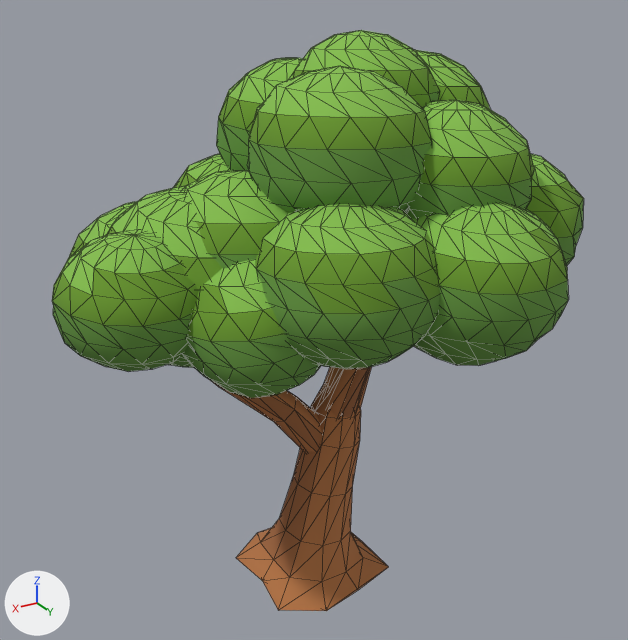
A saved change to the glTF model assets/models/tree_b.glb.
Both versions are drawn from a 50 mm camera at (4.46, 7.55, 7.03) aimed at (-0.09, -0.03, 3.24). Every picture has the same lights, and +X, +Y and +Z are marked at lower left. The first picture is the older version. Mesh edges are drawn as thin lines. Where no turn or scale is listed for an object, it has been applied to the vertices. Vertices at exactly the same position are counted once.

Objects in the first picture: 'Canopy', 'Trunk'.
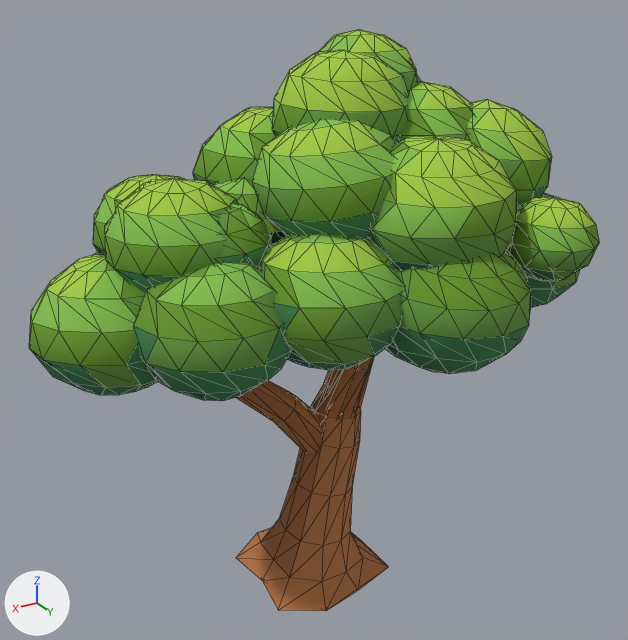
Where the change shows, as pixel boxes [x1, y1, x2, y2] in the pictures (628 x 640 px):
'Canopy', reshaped (7% wider)
    before: [52, 30, 584, 398]
    after: [29, 29, 599, 401]
part 1 of me_canopy, rebuilt (mostly hidden)
    before: [405, 208, 410, 214]
    after: [270, 232, 283, 246]
part 2 of me_canopy, rebuilt
    before: [412, 203, 568, 366]
    after: [385, 250, 531, 374]
part 3 of me_canopy, rebuilt (22% narrower, 17% shorter)
    before: [255, 204, 440, 369]
    after: [259, 234, 404, 370]
part 4 of me_canopy, rebuilt (not visible afterwards)
    before: [526, 154, 584, 266]
part 5 of me_canopy, rebuilt (not visible afterwards)
    before: [68, 201, 138, 259]
part 6 of me_canopy, rebuilt (not visible afterwards)
    before: [414, 50, 491, 110]
part 7 of me_canopy, rebuilt
    before: [52, 230, 198, 372]
    after: [29, 255, 158, 395]
part 8 of me_canopy, rebuilt (not visible afterwards)
    before: [173, 154, 232, 188]
part 9 of me_canopy, rebuilt
    before: [181, 260, 321, 398]
    after: [133, 262, 292, 401]
part 10 of me_canopy, rebuilt (22% narrower, 19% shorter)
    before: [247, 66, 432, 213]
    after: [252, 120, 396, 239]
part 11 of me_canopy, rebuilt
    before: [293, 30, 440, 108]
    after: [318, 29, 417, 93]
part 12 of me_canopy, rebuilt
    before: [407, 100, 534, 219]
    after: [467, 100, 552, 208]
part 13 of me_canopy, reshaped
    before: [106, 58, 302, 368]
    after: [93, 50, 599, 308]

Diff of the bpy script that builds the scene:
```diff
--- a/assets/models/tree_b.glb.py
+++ b/assets/models/tree_b.glb.py
@@ me_canopy @@
 # used by ob_canopy; location = (0.0, 0.0, 0.0)
-me_canopy.from_pydata(...)  # 1566 vertices, 2585 faces; spans x -3.01..2.75, y -2.4..2.37, z 3.06..6.26
+me_canopy.from_pydata(...)  # 1562 vertices, 2473 faces; spans x -2.85..2.97, y -2.24..2.29, z 3.04..6.28
+# me_canopy part 1: the loose piece of 137 vertices spanning x -2.16..-0.05, y -2.4..-0.31, z 3.2..5.0 is rebuilt with 66 vertices and now spans x -1.39..0.06, y -2.11..-0.65, z 3.42..4.68
+# me_canopy part 2: the loose piece of 126 vertices spanning x -1.97..-0.04, y 0.47..2.37, z 3.22..4.87 is rebuilt with 77 vertices and now spans x -1.5..0.16, y 0.68..2.29, z 3.21..4.53
+# me_canopy part 3: the loose piece of 119 vertices spanning x -0.61..1.19, y 0.31..2.07, z 3.39..4.95 is rebuilt with 61 vertices and now spans x -0.33..1.21, y 0.35..1.84, z 3.37..4.66
+# me_canopy part 4: the loose piece of 101 vertices spanning x -3.01..-1.26, y -0.32..1.5, z 3.44..5.0 is rebuilt with 60 vertices and now spans x -2.85..-1.36, y -0.61..0.86, z 3.46..4.74
+# me_canopy part 5: the loose piece of 98 vertices spanning x 0.58..2.28, y -1.84..-0.16, z 3.09..4.55 is rebuilt with 62 vertices and now spans x 1.02..2.28, y -1.67..-0.4, z 3.04..4.12
+# me_canopy part 6: the loose piece of 97 vertices spanning x -2.38..-0.61, y -1.26..0.62, z 4.63..5.99 is rebuilt with 54 vertices and now spans x -2.5..-0.97, y -1.17..0.53, z 4.21..5.5
+# me_canopy part 7: the loose piece of 96 vertices spanning x 1.36..2.75, y -0.6..0.91, z 3.36..4.64 is rebuilt with 68 vertices and now spans x 1.47..2.97, y -0.73..0.81, z 3.09..4.38
+# me_canopy part 8: the loose piece of 83 vertices spanning x -0.58..1.14, y -1.87..-0.24, z 3.45..4.95 is rebuilt with 45 vertices and now spans x -0.36..1.1, y -1.55..-0.15, z 3.39..4.56
+# me_canopy part 9: the loose piece of 82 vertices spanning x 0.18..1.79, y -0.03..1.49, z 3.06..4.44 is rebuilt with 60 vertices and now spans x 0.75..2.22, y 0.29..1.58, z 3.21..4.46
+# me_canopy part 10: the loose piece of 75 vertices spanning x -0.87..0.86, y -0.33..1.45, z 4.62..6.01 is rebuilt with 45 vertices and now spans x -0.59..0.86, y -0.09..1.4, z 4.47..5.58
+# me_canopy part 11: the loose piece of 64 vertices spanning x -1.38..0.15, y -0.74..0.82, z 5.4..6.26 is rebuilt with 45 vertices and now spans x -1.17..-0.06, y -0.5..0.61, z 5.45..6.28
+# me_canopy part 12: the loose piece of 64 vertices spanning x -1.97..-0.3, y 0.16..1.72, z 4.5..5.67 is rebuilt with 54 vertices and now spans x -2.36..-0.97, y 0.01..1.49, z 4.39..5.6
+# me_canopy part 13: 286 vertices removed from x -1.11..2.26, y -1.53..1.0, z 3.06..5.95; 742 vertices added at x -2.64..2.22, y -2.24..2.22, z 3.1..6.12
+# other edits to the shape of me_canopy do not show in these pictures
 me_canopy.materials.append(mat_toon)
```
